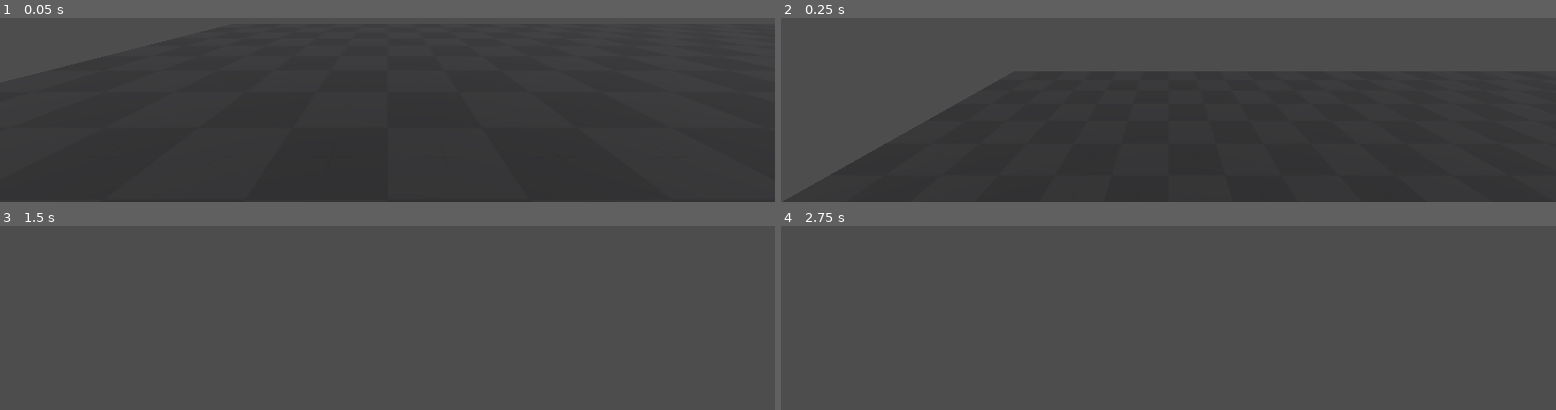
Above: before the commit, frames 1-4 (two rows, left to right).
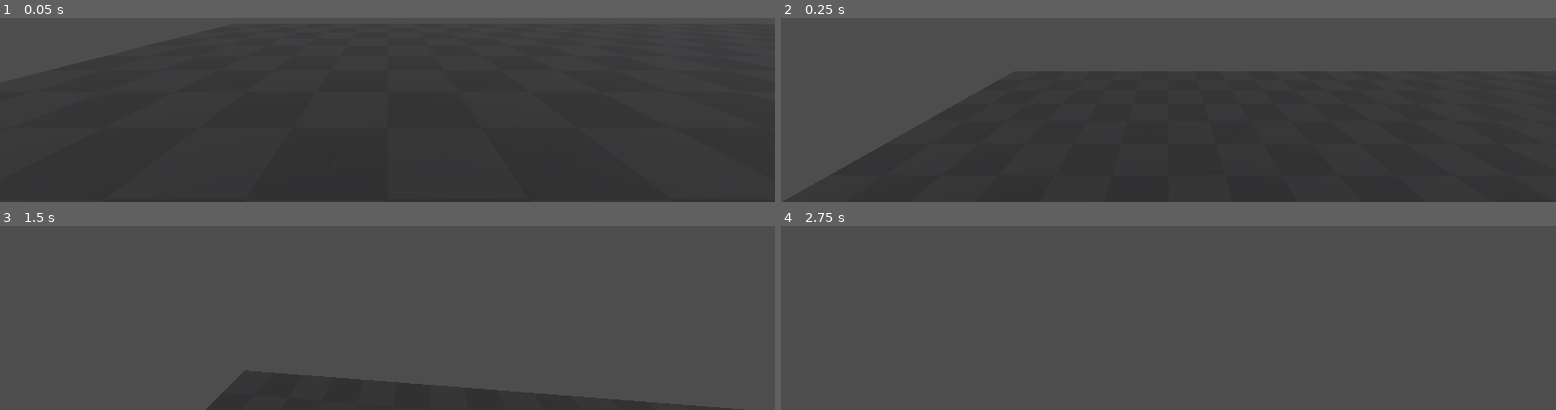
Above: after the commit, the same moments.

Repository: johnwdodge/pacmanninja
Game: Godot game, scene res://scenes/levels/test_level.tscn
Two runs of this game, one before a commit and one after it. Both use one fixed random seed, a clock stepped at 60 frames per second and the inputs below.
Inputs (mouse positions are in pixels of both pictures, inside the frame that each line leads up to):
- Up to frame 1 (0.05 s): no input
- Up to frame 2 (0.25 s): no input
- Up to frame 3 (1.5 s): tap Enter at 0.5 s; move the mouse to (outside the picture) at 0.52 s; hold Ctrl (crouch) 0.53-1.28 s; hold W (move_forward) from 0.53 s (still down); tap Space (jump) at 0.77, 1.07 s; tap Shift (sprint) at 0.8, 1.35 s; move the mouse to (outside the picture) at 1.27 s
- Up to frame 4 (2.75 s): keep holding W (move_forward); tap Space (jump) at 1.52, 1.55, 1.82, 2.1 s; move the mouse to (outside the picture) at 2.02 s; hold Ctrl (crouch) from 2.03 s (still down)

The runs differ from the first frame. In frame 2, less than 0.1% of the frame differs, in the area x 7-10%, y 77-84%; in frame 3, 3.9%, in the area x 26-95%, y 78-100%; in frame 4, nothing differs.

Commit message:
fixed a bunch

Diff:
--- a/charcontrol.gd
+++ b/charcontrol.gd
@@ -3,22 +3,18 @@
 
 # ── Settings ──────────────────────────────────────────
 const ACCEL: float = 4.0
-const SPEED: float = 9.0
-const SPRINT_SPEED: float = 18.0
+const SPEED: float = 6.0
 const CROUCH_SPEED: float = 2.5
-const JUMP_VELOCITY: float = 4.5
+const JUMP_VELOCITY: float = 10.0
 const MOUSE_SENSITIVITY: float = 0.002
 const MAX_LOOK_ANGLE: float = 89.0
 const SLIDE_DURATION: float = 0.6
 const SLIDE_SPEED: float = 12.0
 const DASH_SPEED: float = 18.0
-const DASH_DURATION: float = 0.15
+const DASH_DURATION: float = 20.0
 const HEAD_STAND_HEIGHT: float = 1.8
 const HEAD_CROUCH_HEIGHT: float = 1.0
-const WALL_RUN_SPEED: float = 8.0
-const WALL_RUN_DURATION: float = 1.8
-const WALL_JUMP_VELOCITY: float = 5.0
-const WALL_JUMP_AWAY_FORCE: float = 6.0
+const WALL_JUMP_AWAY_FORCE: float = 10.0
 
 # ── References ────────────────────────────────────────
 @onready var _head: Node3D = $Head
@@ -30,19 +26,13 @@
 var _gravity: float = ProjectSettings.get_setting("physics/3d/default_gravity")
 var _is_crouching: bool = false
 var _is_sliding: bool = false
-var _slide_timer: float = 0.0
-var _can_air_dash: bool = true
 var _is_dashing: bool = false
 var _is_wall_sliding: bool = false
-var _dash_timer: float = 0.0
+var _dash_timer: float = DASH_DURATION
 var _dash_velocity: Vector3 = Vector3.ZERO
 var _target_head_height: float = HEAD_STAND_HEIGHT
-var _is_wall_running: bool = false
-var _wall_run_timer: float = 0.0
-var _wall_normal: Vector3 = Vector3.ZERO
-var _wall_run_direction: Vector3 = Vector3.ZERO
-var _was_sprinting: bool = false
-var _current_weapon: Node3D = null
+var _trajectory: Vector3 = Vector3.ZERO
+var _direction: Vector3 = Vector3.ZERO
 # ── Ready ─────────────────────────────────────────────
 
 func _ready() -> void:
@@ -68,11 +58,16 @@
 # ── Physics ───────────────────────────────────────────
 func _physics_process(delta: float) -> void:
 	_apply_gravity(delta)
-	_handle_jump()
+	if Input.is_action_just_pressed("jump") and is_on_floor():
+		_handle_jump()
 	_handle_slide(delta)
-	_handle_dash(delta)
+	if Input.is_action_just_pressed("sprint"):
+		_dash_timer = DASH_DURATION
+		_handle_dash(delta)
 	_handle_wall_slide(delta)
-	_handle_movement()
+	if Input.is_action_just_pressed("jump") and _is_wall_sliding:
+		_handle_wall_jump()
+	_handle_movement(delta)
 	_lerp_head(delta)
 	move_and_slide()
 
@@ -87,41 +82,50 @@
 
 # ── Jump / Air Dash ───────────────────────────────────
 func _handle_jump() -> void:
-	if Input.is_action_just_pressed("jump") and is_on_floor():
 		velocity.y = JUMP_VELOCITY
-		_can_air_dash = true
 
 func _handle_wall_slide(delta) -> void:
-	if is_on_wall_only():
+	if is_on_wall_only() and velocity.y < 0:
 		_is_wall_sliding = true
-		velocity.y -= (_gravity * 0.25) * delta
+		velocity.y = -1
+	else:
+		_is_wall_sliding = false
 
 
 func _handle_wall_jump() -> void:
-	if Input.is_action_just_pressed("jump") and _is_wall_sliding:
-		velocity.y = JUMP_VELOCITY
-		velocity.x += _wall_normal.x * WALL_JUMP_AWAY_FORCE
-		velocity.z += _wall_normal.z * WALL_JUMP_AWAY_FORCE
+	_trajectory = get_slide_collision(0).get_normal()
+	velocity.y = JUMP_VELOCITY
+	velocity.x += _trajectory.x * WALL_JUMP_AWAY_FORCE
+	velocity.z += _trajectory.z * WALL_JUMP_AWAY_FORCE
 
 # ── Dash ──────────────────────────────────────────────
 func _handle_dash(delta: float) -> void:
 	if not _is_dashing:
 		return
-	_dash_timer -= delta
-	if _dash_timer <= 0.0:
+	if _dash_timer >= 0.0:
+		_is_dashing = true
+		velocity.x = _direction.x * DASH_SPEED
+		velocity.z = _direction.z * DASH_SPEED
+		velocity.y = 0
+		_dash_timer -= delta
+	else:
 		_is_dashing = false
 		_dash_velocity = Vector3.ZERO
-	else:
-		velocity.x = _dash_velocity.x
-		velocity.z = _dash_velocity.z
-		velocity.y = 0
+
+
 
 # ── Crouch / Slide ────────────────────────────────────
 func _handle_slide(delta: float) -> void:
-
-	if Input.is_action_pressed("crouch") and is_on_floor() and velocity.length() > SPEED:
-		_start_slide()
-		return
+	if Input.is_action_pressed("crouch"):
+		if _is_sliding == false:
+			_is_sliding = true
+			_set_crouch(true)
+		if _is_sliding and _direction:
+			velocity.x = _direction.x * SLIDE_SPEED
+			velocity.z = _direction.z * SLIDE_SPEED
+			return
+	else:
+		_is_sliding = false
 
 	if _has_ceiling_obstruction():
 		_set_crouch(true)
@@ -136,12 +140,7 @@
 	_standing_collision.disabled = true
 	return overlaps != null
 
-func _start_slide() -> void:
-	_is_sliding = true
-	_set_crouch(true)
-	var forward := -transform.basis.z.normalized()
-	velocity.x = forward.x * SLIDE_SPEED
-	velocity.z = forward.z * SLIDE_SPEED
+
 
 func _stop_slide() -> void:
 	_is_sliding = false
@@ -164,28 +163,21 @@
 		final = current + accel
 		return final
 
-func _handle_movement() -> void:
+func _handle_movement(delta: float) -> void:
 	if _is_sliding or _is_dashing:
 		return
 
-	if is_on_floor():
-		_was_sprinting = Input.is_action_pressed("sprint")
-
 	var input_dir := Input.get_vector("move_left", "move_right", "move_forward", "move_back")
-	var direction := (transform.basis * Vector3(input_dir.x, 0, input_dir.y)).normalized()
+	_direction = (transform.basis * Vector3(input_dir.x, 0, input_dir.y)).normalized()
 	var current_speed: float
 	if _is_crouching:
 		current_speed = CROUCH_SPEED
-	elif Input.is_action_pressed("spr") and is_on_floor():
-		current_speed = SPRINT_SPEED
-	elif not is_on_floor() and _was_sprinting:
-		current_speed = SPRINT_SPEED
 	else:
 		current_speed = SPEED
 
-	if direction:
-		velocity.x = direction.x * current_speed
-		velocity.z = direction.z * current_speed
+	if _direction:
+		velocity.x = _direction.x * current_speed
+		velocity.z = _direction.z * current_speed
 	else:
 		velocity.x = move_toward(velocity.x, 0, current_speed)
 		velocity.z = move_toward(velocity.z, 0, current_speed)
--- a/project.godot
+++ b/project.godot
@@ -56,6 +56,7 @@
 [physics]
 
 3d/physics_engine="Jolt Physics"
+3d/default_gravity=24.067999999999998
 
 [rendering]
 
